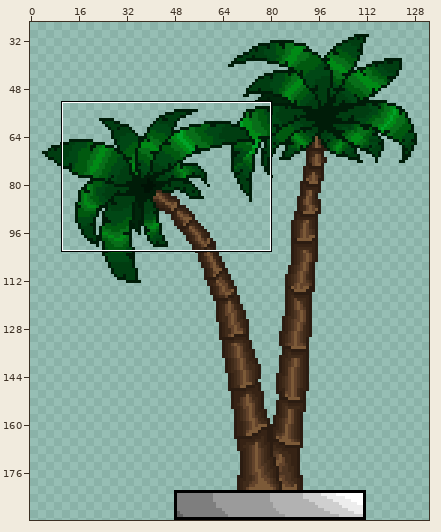
Pixel-art file -- assets/art/level_3/tiles/B23_palm_tree/B23_palm_tree.aseprite. The picture above shows the old version from afar; the outline marks the close-up.
Close-up. First the earlier version:
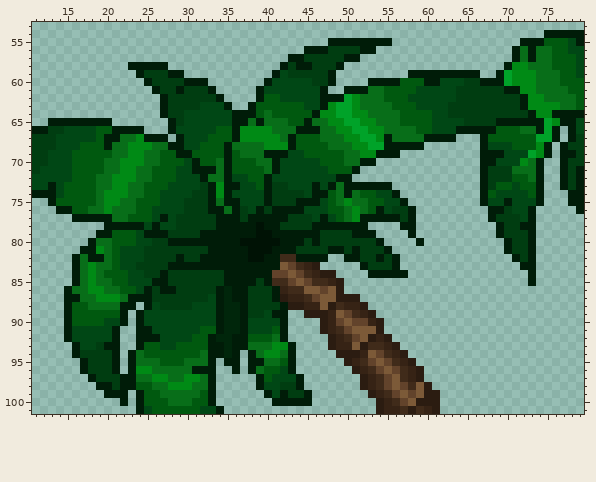
160x192 pixels, 1 frame. Shown: x 11..79, y 53..101. The wide view leaves out empty margins. The commit also changed other parts of the picture, which this record leaves out.
Now the later version:
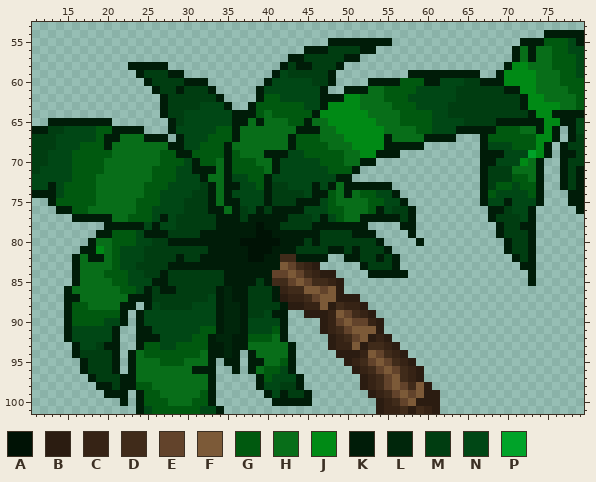
Palette (. is transparent): A #001205  B #2b1c11  C #362315  D #402b1a  E #62432b  F #7c5a38  G #00590f  H #086e19  J #008a15  K #001c08  L #00260b  M #003d11  N #004715  P #00a329
From old to new:
Colour J gives way to colour H in row 66 at x 37 to 40; in row 67 at x 24 and 37 to 41; in row 68 at x 23 to 25 and 40 to 42; in row 69 at x 23 to 24; in row 70 at x 22 to 24; in row 71 at x 22 to 23.
Colour J gives way to colour H in row 72 at x 21 to 23; in row 73 at x 21 to 22 and 34; in row 74 at x 20 to 22 and 34; in row 75 at x 20 to 21 and 50; in row 76 at x 20 and 51; in row 77 at x 51.
Colour J gives way to colour H in rows 83 to 85 at x 18; in row 86 at x 18 to 19; in row 87 at x 19 to 21; in row 93 at x 41 to 42; in row 94 at x 40 to 41; in row 96 at x 24 to 25.
Colour J gives way to colour H in row 97 at x 26 to 27 and 30 to 31; in row 98 at x 28 to 30.
Colour P gives way to colour J in rows 59 to 60 at x 70; in row 62 at x 50; in rows 63 to 64 at x 49 to 50; in row 65 at x 50 to 51 and 75; in row 66 at x 51 to 52 and 75; in row 67 at x 52 to 53 and 74 to 75.
Colour P gives way to colour J in row 68 at x 53 to 54.
